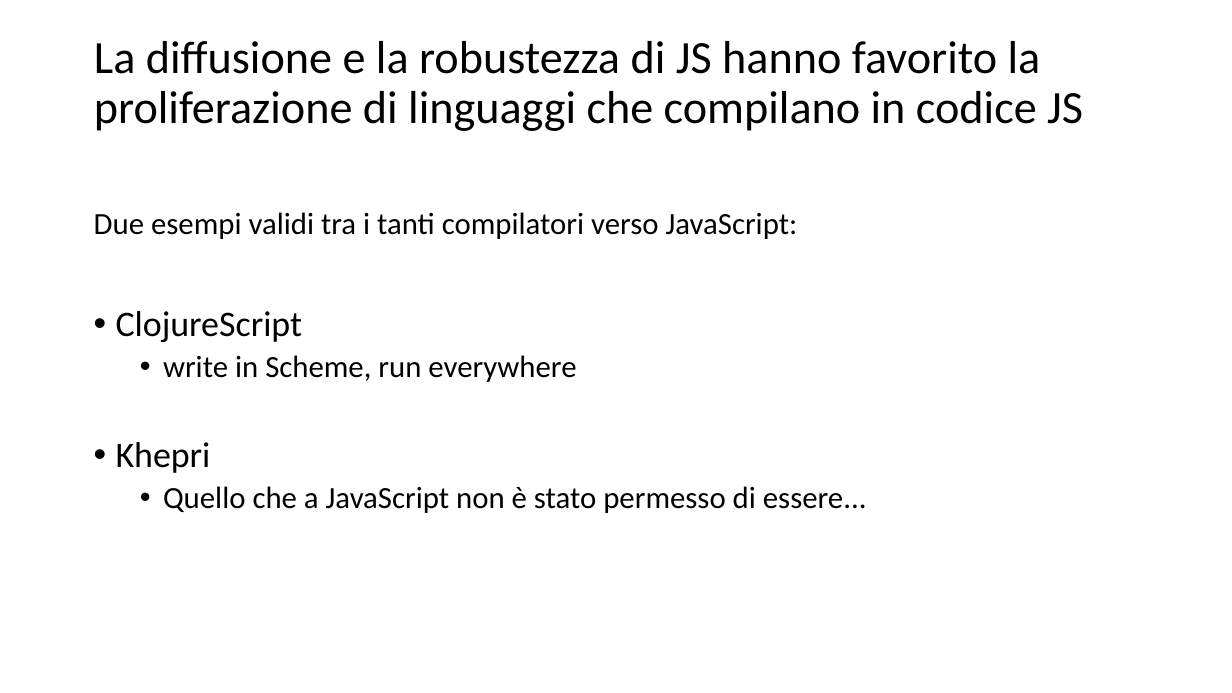
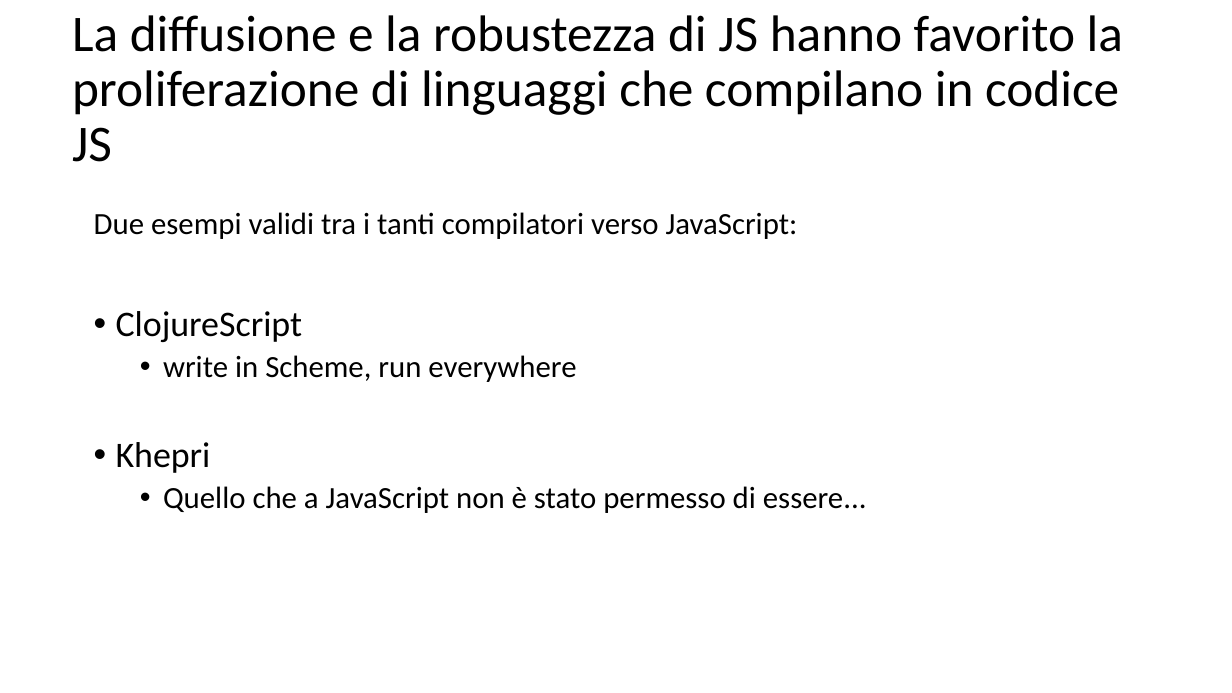
Before and after one commit to Muzietto/funzionale-alla-statale, a slide deck: slide 12 of funzionale-alla-statale.ppt. Drawn at 1232x693 pixels with LibreOffice and Linux fonts; fonts in the diff are those of the drawing. Boxes give left, top, right and bottom in pixels: in the first picture for what was removed or moved away, otherwise in the second. Text is boxed around its words. In the diff, an @@ line names an element or a change of style, - is before the commit and + after.

```diff
--- a/funzionale-alla-statale.ppt
+++ b/funzionale-alla-statale.ppt
@@ title "La diffusione e la robustezza ..." moved from (x1=94, y1=41, x2=1083, y2=131) to (x1=72, y1=15, x2=1123, y2=162) @@
@@ title "La diffusione e la robustezza ..." at (x1=72, y1=15, x2=1123, y2=162): size 36 to 40 pt @@
```
Also in this commit, not shown: 6 other slides changed, 1 slide added, 1 slide removed, 5 other files.
